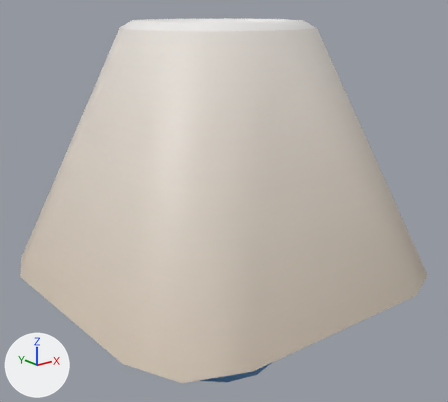
One commit to the FBX model Assets/Models/KayKit Furniture/lamp_table.fbx: the scene before it, then after it.
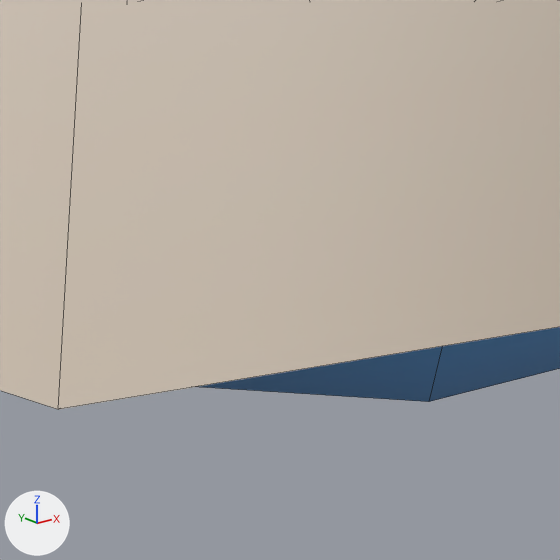
The first picture shows the older version from a 50 mm lens placed at (-1.078, -1.38, 1.055), pointed at (0.015, -0.013, 0.508). The close-ups show both versions on the part from 39% to 54% of the width and 83% to 100% of the height of that picture; other places that the commit changed are outside them. The lights are fixed; the arrows at lower left show +X, +Y and +Z. The close-ups show mesh edges as thin lines. Objects named as collision shapes, trigger or cutter boxes, shadow casters or lower levels of detail are left out. Where no turn or scale is listed for an object, it has been applied to the vertices.

Objects in the first close-up: 'lamp_table'.
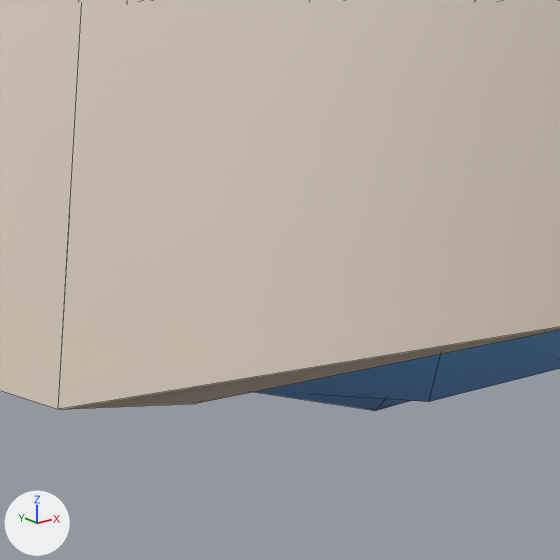
What the commit changed:
Material 'furniture_texture.036' (mat_furniture_texture_036) is new.
Its texture is img_furniturebits_texture_png (with its transparency).
Mesh me_sphere_002 is new.
It has 121 vertices, 174 faces and spans x -0.5..0.5, y -0.5..0.5, z -0.001..1.019.
It uses material mat_furniture_texture_036 (picture img_furniturebits_texture_png).
Object 'lamp_table_LOD1' (ob_lamp_table_lod1) is new; it shows me_sphere_002.
Its location is (0.0, 0.0, 0.0).

Where the change shows, as pixel boxes (x1, y1, x2, y2) in the close-ups (560 x 560 px):
'lamp_table_LOD1', added: after (64, 327, 560, 411)
